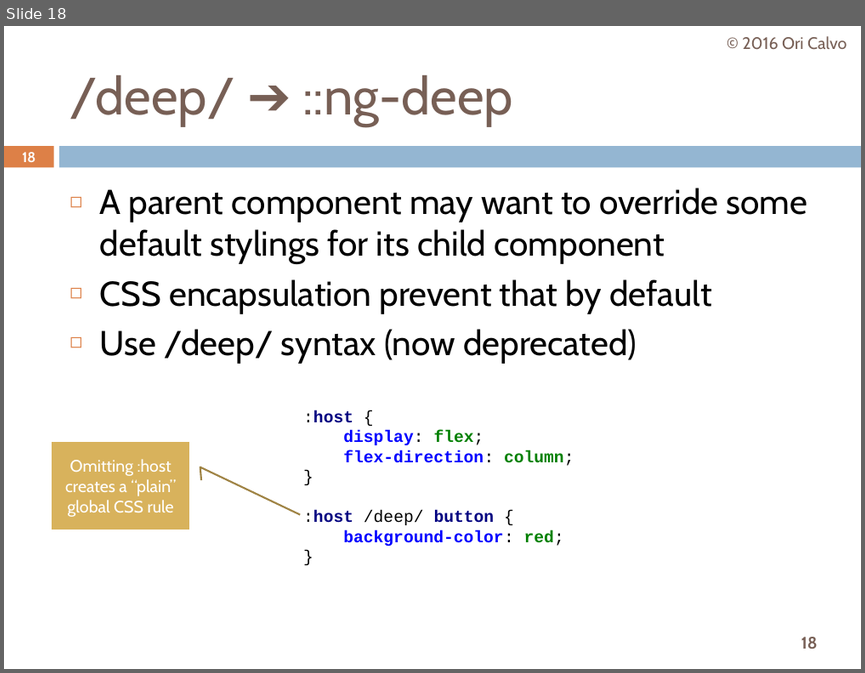
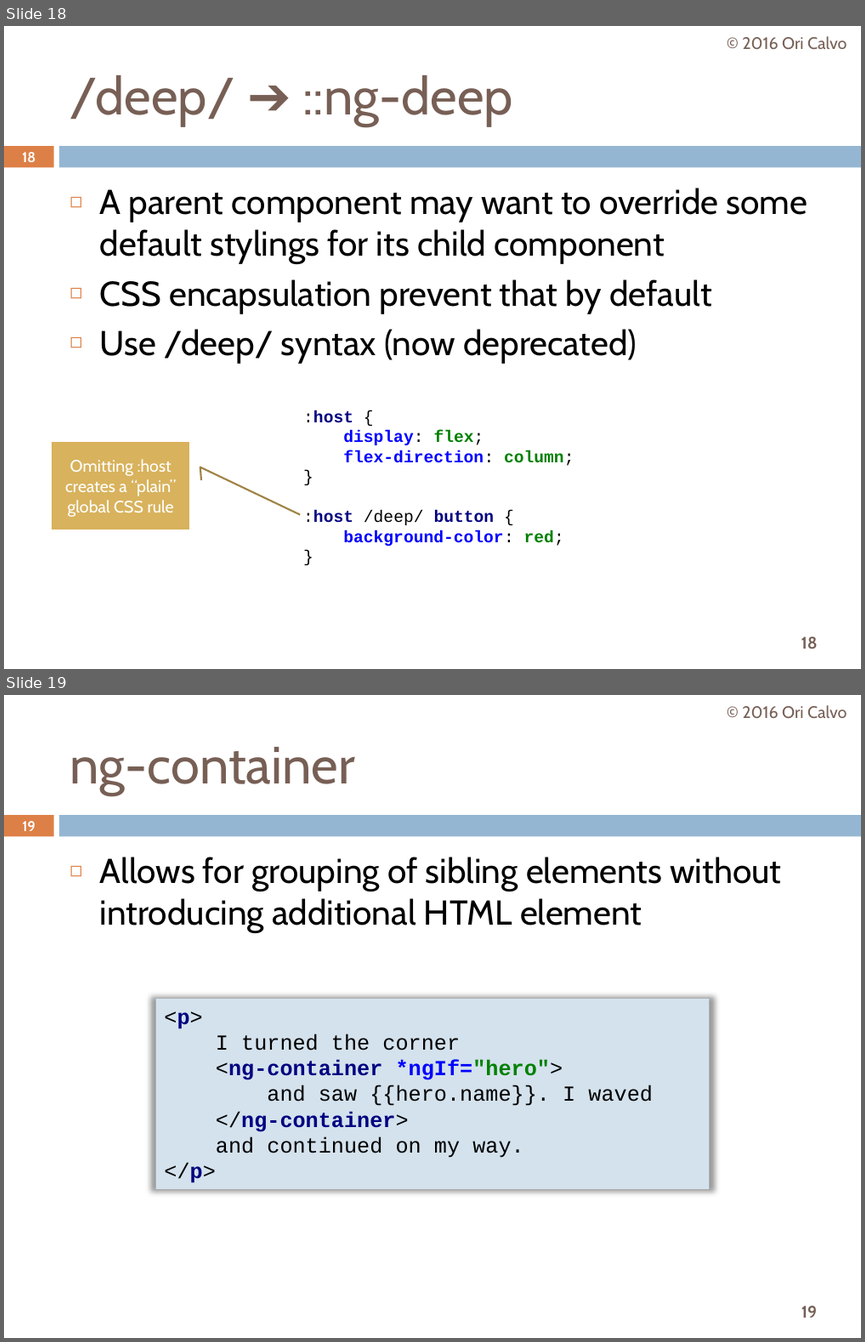
Before and after one commit to oricalvo/course-angular, a slide deck: PPTs/04 Advanced Components.pptx. Shown one above the other, each under a label of ours: slide 18 before the commit, slides 18 and 19 after it. The pictures are 865x673 and 865x1342 pixels, drawn with LibreOffice and Linux fonts; fonts in the diff are those of the drawing. Boxes give left, top, right and bottom in pixels: in the first picture for what was removed or moved away, otherwise in the second. Text is boxed around its words. In the diff, an @@ line names an element or a change of style, - is before the commit and + after.

```diff
--- a/PPTs/04 Advanced Components.pptx
+++ b/PPTs/04 Advanced Components.pptx
@@ slide 19 added at [4, 695, 861, 1338], background #FFFFFF; not listed: 3 template elements that a slide beside it also shows @@
@@ text added at [742, 705, 846, 719], 14 pt, text #775F55 @@
+© 2016 Ori Calvo
@@ title added at [69, 747, 355, 795], 44 pt, text #775F55 @@
+ng-container
@@ page number added at [23, 821, 36, 831], 11.9 pt, text #FFFFFF, bold @@
+19
@@ text added at [100, 857, 781, 933], 29 pt, text #000000 @@
+◻ Allows for grouping of sibling elements without introducing additional HTML element
@@ rectangle added at [155, 998, 710, 1189], fill #D4E2ED, 18 pt, text #000000 @@
+<p>
+I turned the corner
+<ng-container *ngIf="hero">
+and saw {{hero.name}}. I waved
+</ng-container>
+and continued on my way.
+</p>
```
Also in this commit, not shown: 1 other file.
